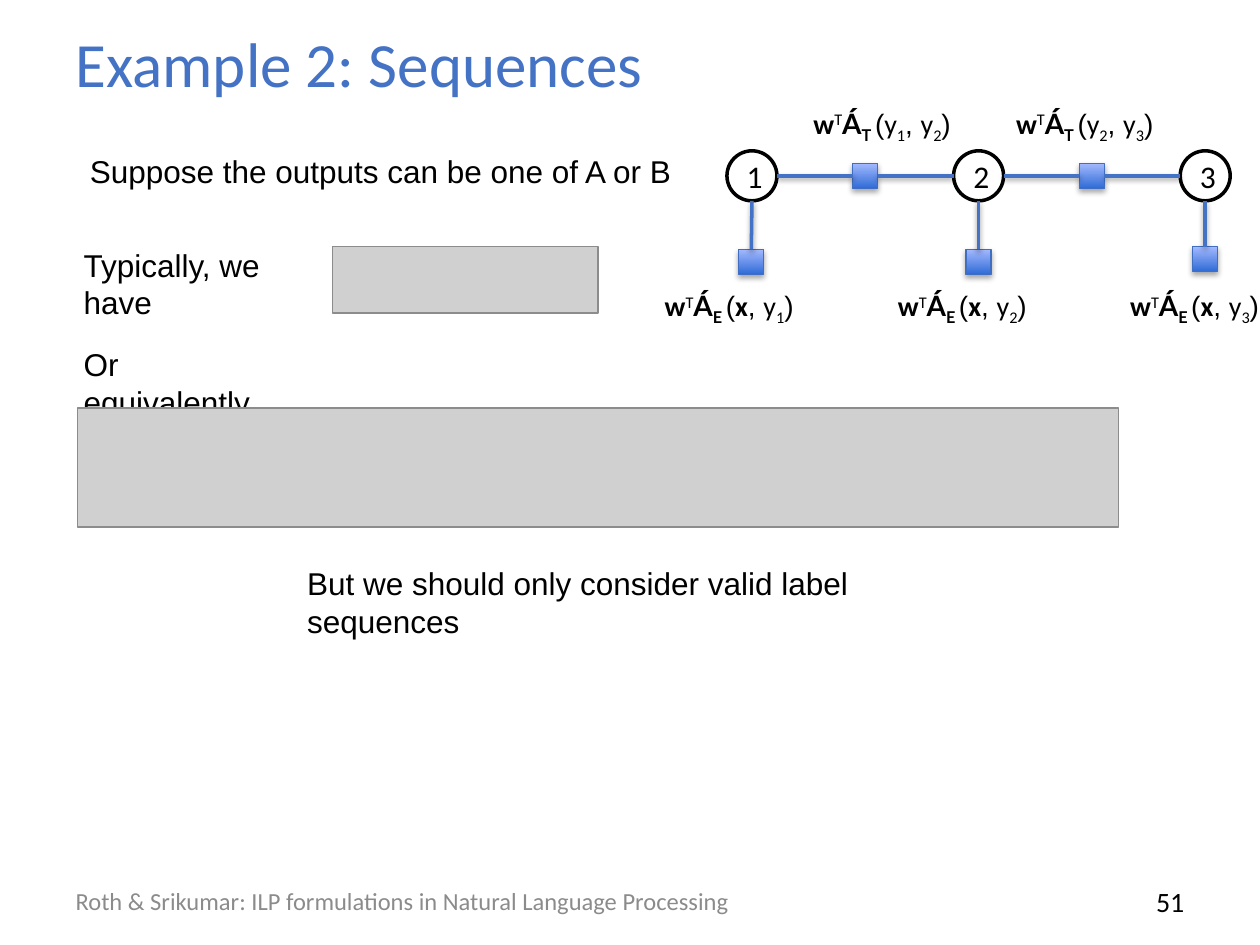
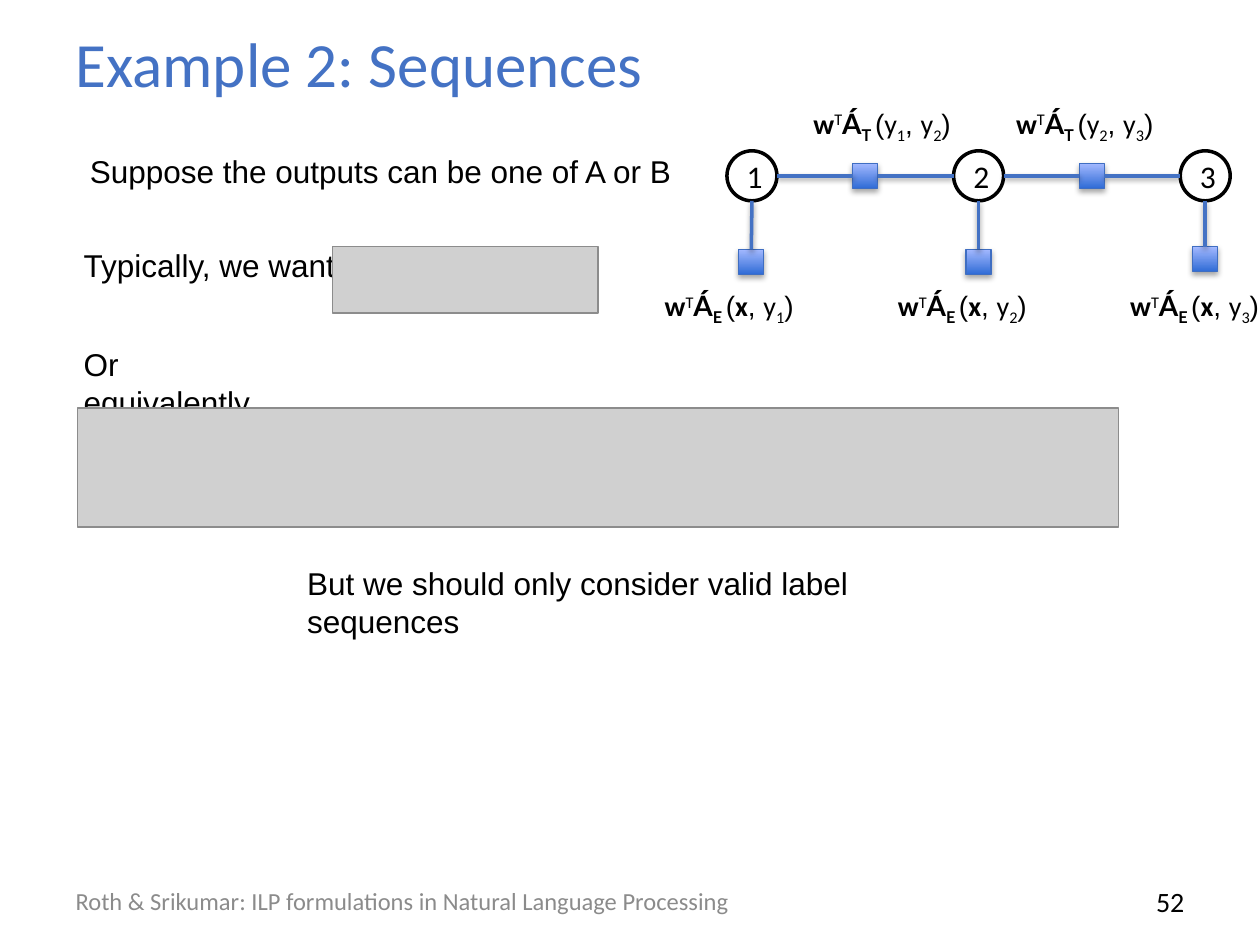
Before and after one commit to ilpinference/ilpinference.github.io, a slide deck: slide 53 of eacl2017/slides/modeling.pptx (slide 52 before the commit). Drawn at 1260x945 pixels with LibreOffice and Linux fonts; fonts in the diff are those of the drawing; grey boxes stand for pictures. Boxes give left, top, right and bottom in pixels: in the first picture for what was removed or moved away, otherwise in the second. Text is boxed around its words. In the diff, an @@ line names an element or a change of style, - is before the commit and + after.

```diff
--- a/eacl2017/slides/modeling.pptx
+++ b/eacl2017/slides/modeling.pptx
@@ text at (84, 252, 334, 283): text changed @@
-Typically, we have
+Typically, we want
@@ page number at (1156, 894, 1184, 912): text changed @@
-51
+52
```
Also in this commit, not shown: 19 other slides changed, 1 slide added, 3 other files.
